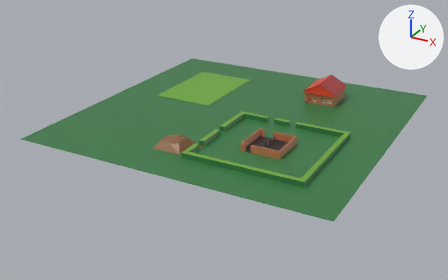
What one commit did to the Blender file gfx_work/farm_land.blend.
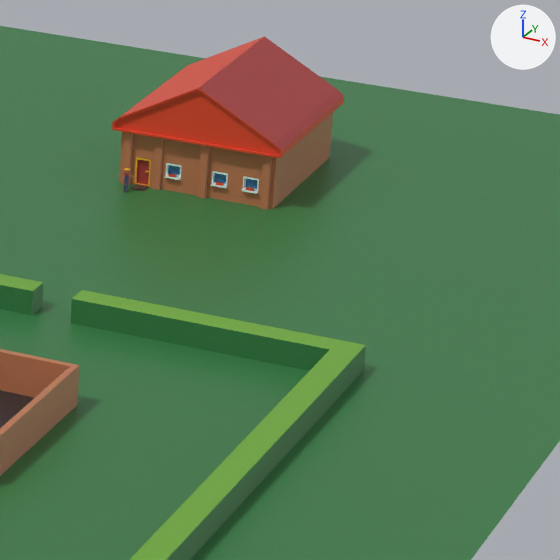
Old and new are each drawn whole from a 50 mm lens placed at (112.6, -220.4, 97.0), pointed at (-3.7, -9.0, -8.7) and again close up on the part from 63% to 86% of the width and 24% to 62% of the height. The lights are fixed; the arrows at upper right show +X, +Y and +Z. Objects named as collision shapes, trigger or cutter boxes, shadow casters or lower levels of detail are left out.

Names of what the first close-up shows: 'farm_house', 'farm_land', 'farm_stable'.
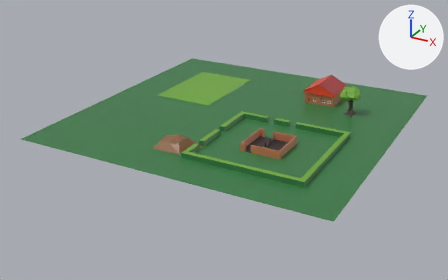
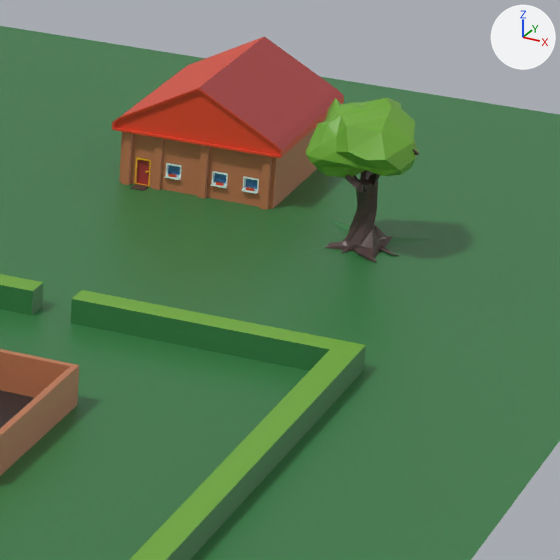
What changed in the scene script:
```text
Change me_plane:
    used by ob_farm_land; location = (0.0, 0.0, 0.0)
    remove me_plane.from_pydata(...)  # 336 vertices, 262 faces; spans x -64.0..64.0, y -64.0..64.0, z 0.0..3.9
    add me_plane.from_pydata(...)  # 697 vertices, 707 faces; spans x -64.0..64.0, y -64.0..64.0, z -0.4..12.5
    me_plane part 1: a new loose piece of 134 vertices spanning x 35.5..44.0, y 19.1..28.2, z 6.5..12.5, in mat_material (picture img_color_palette_png)
    me_plane part 2
    9 faces are deleted
    4 vertices move from x -18.3..-16.0, y 30.8..48.0, z 0.0..0.1 to x -21.4..-13.3, y 29.3..48.9, z 0.0..0.1
    227 vertices are added at x -18.0..48.0, y 16.0..44.4, z -0.4..9.9
    207 new faces join them
Remove ob_farmer:
    ob_farmer = bpy.data.objects.new('farmer', me_cube)
    ob_farmer.location = (18.47, 26.82, 1.37)
    ob_farmer.scale = (0.111, 0.111, 0.111)
    _m = ob_farmer.modifiers.new('Mirror', 'MIRROR')
    _m.use_clip = True
```

What differs and where, as boxes [x1, y1, x2, y2] in the close-ups (560 x 560 px):
'farmer', deleted: before [118, 168, 135, 192]
part 1 of me_plane, added (green): after [306, 98, 419, 178]
part 2 of me_plane, built on: [0, 26, 560, 369] in both
